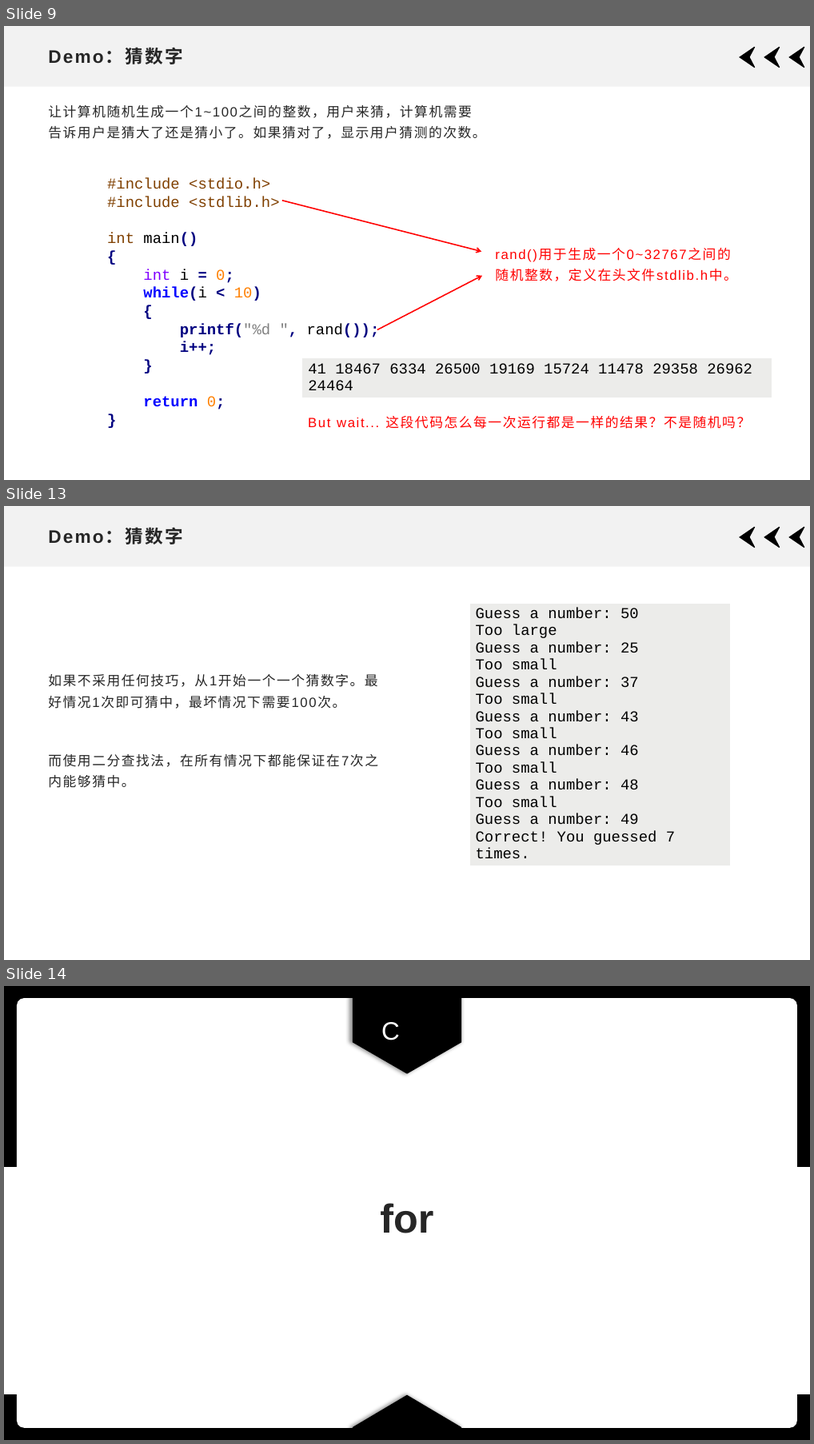
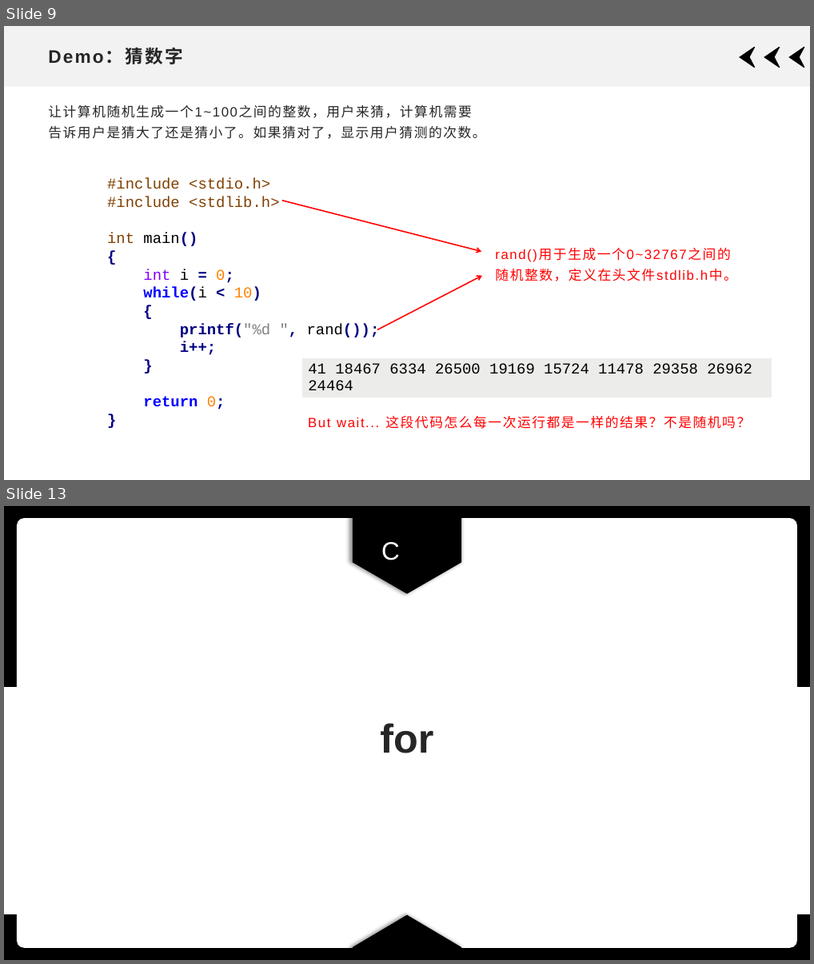
Before and after one commit to xdai02/C, a slide deck: slides/Chapter3.pptx. Shown one above the other, each under a label of ours: slides 9, 13 and 14 before the commit, slides 9 and 13 after it; the slides between them are not shown. The pictures are 814x1444 and 814x964 pixels, drawn with LibreOffice and Linux fonts; fonts in the diff are those of the drawing. Boxes give left, top, right and bottom in pixels: in the first picture for what was removed or moved away, otherwise in the second. Text is boxed around its words. In the diff, an @@ line names an element or a change of style, - is before the commit and + after.

```diff
--- a/slides/Chapter3.pptx
+++ b/slides/Chapter3.pptx
@@ slide 13 removed at [4,506,810,960], background #FFFFFF; not listed: 4 template elements that a slide beside it also shows @@
@@ title removed at [48,528,182,544] @@
-Demo：猜数字
@@ table removed at [470,603,731,863], 1 rows, 1 columns @@
-Guess a number: 50 / Too large / Guess a number: 25 / Too small / Guess a number: 37 / Too small / Guess a number: 43 / Too small / Guess a number: 46 / Too small / Guess a number: 48 / Too small / Guess a number: 49 / Correct! You guessed 7 times.
@@ text removed at [48,674,378,788] @@
-如果不采用任何技巧，从1开始一个一个猜数字。最好情况1次即可猜中，最坏情况下需要100次。
-而使用二分查找法，在所有情况下都能保证在7次之内能够猜中。
@@ what was slide 14 is now slide 13 @@
```
Also in this commit, not shown: 2 slides changed, 93 slides added, 1 other slide removed, 10 other files.
